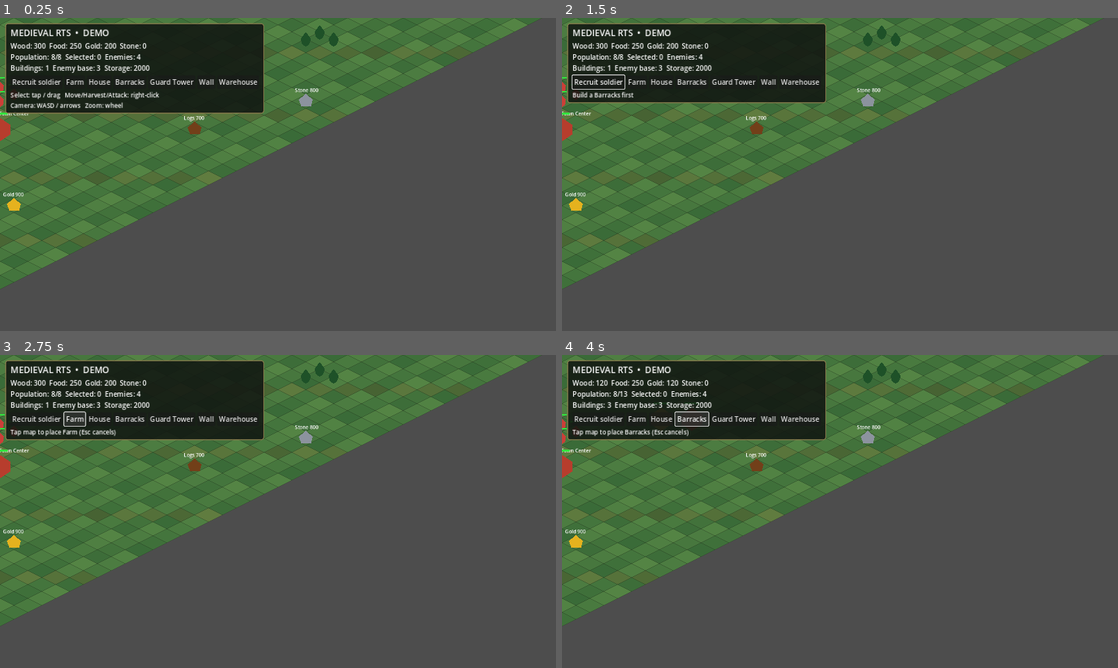
Above: before the commit, frames 1-4 (two rows, left to right).
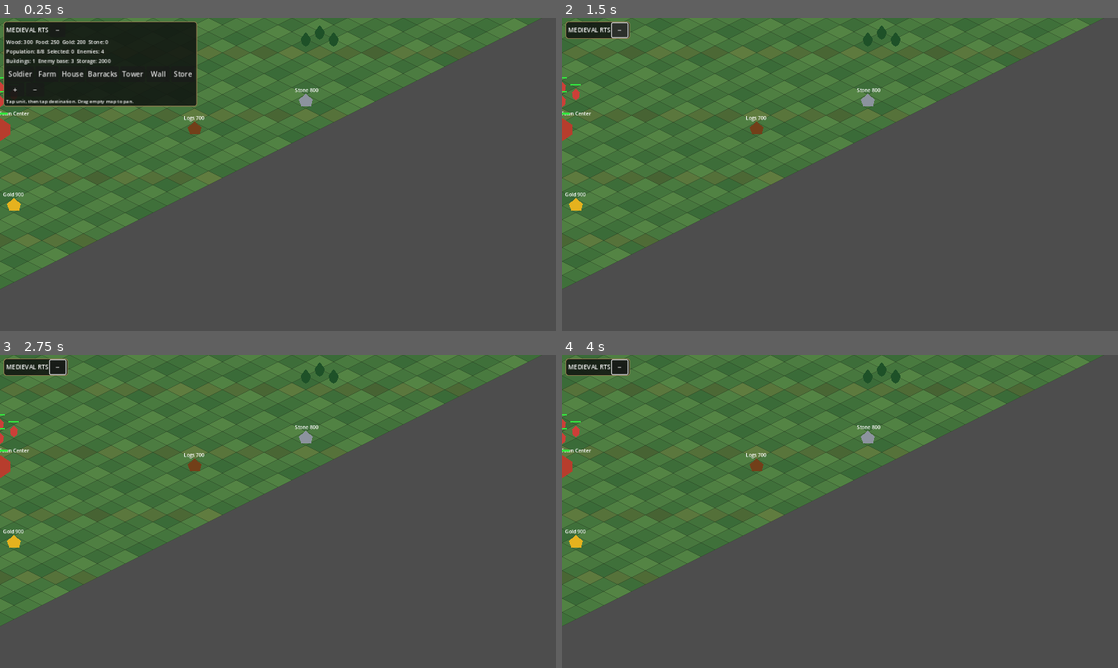
Above: after the commit, the same moments.

Repository: noub1234567-cmd/Medieval-RTS-Mobile
Game: Godot game, scene res://scenes/main.tscn
Same seed, same stepped clock (60 frames per second), same inputs: the game is played once before the commit and once after it.
Inputs (mouse positions are in pixels of both pictures, inside the frame that each line leads up to):
- Up to frame 1 (0.25 s): no input
- Up to frame 2 (1.5 s): click "Recruit soldier" (after the commit: "Soldier") at 0.5 s; click (617, 30) at 1.25 s, where only the run after the commit has a clickable "−"
- Up to frame 3 (2.75 s): click (72, 417) at 2 s, where only the run before the commit has a clickable "Farm"
- Up to frame 4 (4 s): click (662, 417) at 2.75 s, where only the run before the commit has a clickable "House"; click (689, 417) at 3.5 s, where only the run before the commit has a clickable "Barracks"

The runs differ from the first frame. In frame 1, 7.7% of the frame differs, in the area x 0-48%, y 1-31%; in frame 2, 12%, in the area x 0-48%, y 1-28%; in frame 3, 12%; in frame 4, 12%.

Commit message:
Add mobile tap commands, camera panning and compact HUD

Diff:
--- a/scripts/game.gd
+++ b/scripts/game.gd
@@ -15,6 +15,10 @@
 var zoom_level := 1.0
 var drag_current := Vector2.ZERO
 var touch_pending := false
+var touch_start_screen := Vector2.ZERO
+var touch_pan := false
+var touch_unit_start := false
+var hud_collapsed := false
 
 var hud: CanvasLayer
 var status_label: Label
@@ -174,28 +178,73 @@
 			if placing_building: place_building(screen_to_world(event.position))
 			else: attack_or_move(screen_to_world(event.position))
 		elif event.button_index==MOUSE_BUTTON_WHEEL_UP:
-			zoom_level=min(zoom_level*1.1,2.0)
+			zoom_level=min(zoom_level*1.12,2.2)
 			update_view()
 		elif event.button_index==MOUSE_BUTTON_WHEEL_DOWN:
-			zoom_level=max(zoom_level/1.1,0.45)
+			zoom_level=max(zoom_level/1.12,0.35)
 			update_view()
 	elif event is InputEventKey and event.pressed and event.keycode==KEY_ESCAPE:
 		placing_building=false
-		help_label.text="Placement cancelled"
+		if is_instance_valid(help_label): help_label.text="Placement cancelled"
 	elif event is InputEventMouseMotion and dragging:
 		drag_current=screen_to_world(event.position)
 		overlay_update()
 	elif event is InputEventScreenTouch:
 		if event.pressed:
+			touch_start_screen=event.position
 			drag_start=screen_to_world(event.position)
 			drag_current=drag_start
+			touch_unit_start=find_player_unit_at(drag_start)!=null
+			touch_pan=false
 			dragging=true
-		elif dragging:
-			finish_selection(screen_to_world(event.position))
+		else:
+			if dragging:
+				var moved=event.position.distance_to(touch_start_screen)
+				if touch_pan and moved>20.0:
+					pass
+				elif placing_building:
+					place_building(screen_to_world(event.position))
+				elif moved>20.0 and touch_unit_start:
+					finish_selection(screen_to_world(event.position))
+				else:
+					touch_tap(screen_to_world(event.position))
+				dragging=false
+				get_node("SelectionOverlay").clear_rect()
+				update_status()
 			dragging=false
 	elif event is InputEventScreenDrag and dragging:
-		drag_current=screen_to_world(event.position)
-		overlay_update()
+		if not touch_unit_start and not placing_building:
+			touch_pan=true
+			camera_offset+=event.relative
+			update_view()
+		else:
+			drag_current=screen_to_world(event.position)
+			overlay_update()
+
+func find_player_unit_at(pos:Vector2)->Node2D:
+	var nearest:Node2D=null
+	var best=48.0
+	for unit in units:
+		if is_instance_valid(unit) and unit.team==0:
+			var d=unit.position.distance_to(pos)
+			if d<best:
+				best=d
+				nearest=unit
+	return nearest
+
+func touch_tap(pos:Vector2)->void:
+	if placing_building:
+		place_building(pos)
+		return
+	var unit=find_player_unit_at(pos)
+	if unit!=null:
+		clear_selection()
+		add_selection(unit)
+		return
+	if not selected.is_empty():
+		attack_or_move(pos)
+	else:
+		clear_selection()
 
 func overlay_update() -> void:
 	var overlay:Node = get_node("SelectionOverlay")
@@ -208,17 +257,7 @@
 		return
 	var box := Rect2(drag_start,end_pos-drag_start).abs()
 	if box.size.length()<14.0:
-		var nearest:Node2D=null
-		var distance:=44.0
-		for u in units:
-			if u.team==0:
-				var d:=u.position.distance_to(end_pos)
-				if d<distance:
-					distance=d
-					nearest=u
-		clear_selection()
-		if nearest!=null:
-			add_selection(nearest)
+		touch_tap(end_pos)
 	else:
 		clear_selection()
 		for u in units:
@@ -295,33 +334,68 @@
 	hud=CanvasLayer.new()
 	add_child(hud)
 	var panel:=PanelContainer.new()
-	panel.position=Vector2(12,12)
+	panel.position=Vector2(8,8)
 	panel.add_theme_stylebox_override("panel",make_panel_style())
 	hud.add_child(panel)
 	var v:=VBoxContainer.new()
+	v.add_theme_constant_override("separation",2)
 	panel.add_child(v)
+	var top:=HBoxContainer.new()
+	v.add_child(top)
 	var title:=Label.new()
-	title.text="MEDIEVAL RTS  •  DEMO"
-	title.add_theme_font_size_override("font_size",20)
-	v.add_child(title)
+	title.text="MEDIEVAL RTS"
+	title.add_theme_font_size_override("font_size",14)
+	top.add_child(title)
+	var collapse:=Button.new()
+	collapse.text="−"
+	collapse.custom_minimum_size=Vector2(36,32)
+	collapse.pressed.connect(toggle_hud)
+	top.add_child(collapse)
 	status_label=Label.new()
+	status_label.add_theme_font_size_override("font_size",12)
 	v.add_child(status_label)
 	var buttons:=HBoxContainer.new()
+	buttons.add_theme_constant_override("separation",3)
 	v.add_child(buttons)
 	var recruit:=Button.new()
-	recruit.text="Recruit soldier"
+	recruit.text="Soldier"
+	recruit.custom_minimum_size=Vector2(64,36)
 	recruit.pressed.connect(recruit_soldier)
 	buttons.add_child(recruit)
-	for building_name in ["Farm", "House", "Barracks", "Guard Tower", "Wall", "Warehouse"]:
+	for building_name in ["Farm","House","Barracks","Tower","Wall","Store"]:
 		var b:=Button.new()
 		b.text=building_name
-		b.pressed.connect(func(): begin_placement(building_name))
+		b.custom_minimum_size=Vector2(54,36)
+		b.pressed.connect(func(): begin_placement("Guard Tower" if building_name=="Tower" else "Warehouse" if building_name=="Store" else building_name))
 		buttons.add_child(b)
+	var zoom_row:=HBoxContainer.new()
+	v.add_child(zoom_row)
+	var zoom_in:=Button.new()
+	zoom_in.text="+"
+	zoom_in.custom_minimum_size=Vector2(42,32)
+	zoom_in.pressed.connect(func(): change_zoom(1.15))
+	zoom_row.add_child(zoom_in)
+	var zoom_out:=Button.new()
+	zoom_out.text="−"
+	zoom_out.custom_minimum_size=Vector2(42,32)
+	zoom_out.pressed.connect(func(): change_zoom(0.87))
+	zoom_row.add_child(zoom_out)
 	help_label=Label.new()
-	help_label.text="Select: tap / drag   Move/Harvest/Attack: right-click
-Camera: WASD / arrows   Zoom: wheel"
-	help_label.add_theme_font_size_override("font_size",14)
+	help_label.text="Tap unit, then tap destination. Drag empty map to pan."
+	help_label.add_theme_font_size_override("font_size",11)
 	v.add_child(help_label)
+
+func toggle_hud()->void:
+	hud_collapsed=not hud_collapsed
+	status_label.visible=not hud_collapsed
+	for child in hud.get_child(0).get_child(0).get_children():
+		if child is HBoxContainer and child!=hud.get_child(0).get_child(0).get_child(0):
+			child.visible=not hud_collapsed
+	help_label.visible=not hud_collapsed
+
+func change_zoom(factor:float)->void:
+	zoom_level=clamp(zoom_level*factor,0.35,2.2)
+	update_view()
 
 func make_panel_style() -> StyleBoxFlat:
 	var s:=StyleBoxFlat.new()
@@ -329,10 +403,10 @@
 	s.border_color=Color(0.55,0.48,0.3,0.9)
 	s.set_border_width_all(2)
 	s.set_corner_radius_all(6)
-	s.content_margin_left=12
-	s.content_margin_right=12
-	s.content_margin_top=8
-	s.content_margin_bottom=8
+	s.content_margin_left=6
+	s.content_margin_right=6
+	s.content_margin_top=4
+	s.content_margin_bottom=4
 	return s
 
 func recruit_soldier() -> void:
@@ -404,7 +478,7 @@
 	if pending_building=="Warehouse": storage_capacity+=1500
 	if pending_building=="Warehouse": storage_points.append(structure)
 	placing_building=false
-	help_label.text="Right-click moves units. Choose building then tap map."
+	help_label.text="Tap units then tap destination. Drag to pan."
 	update_status()
 
 func building_completed(b:Node2D)->void:
